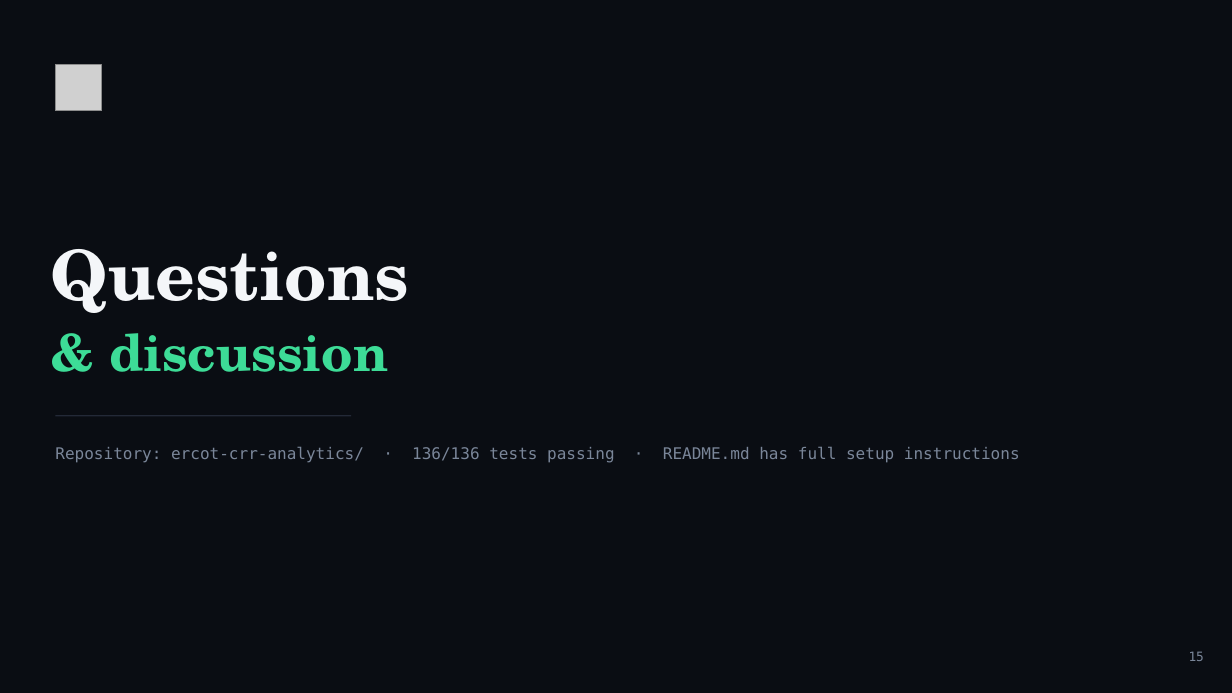
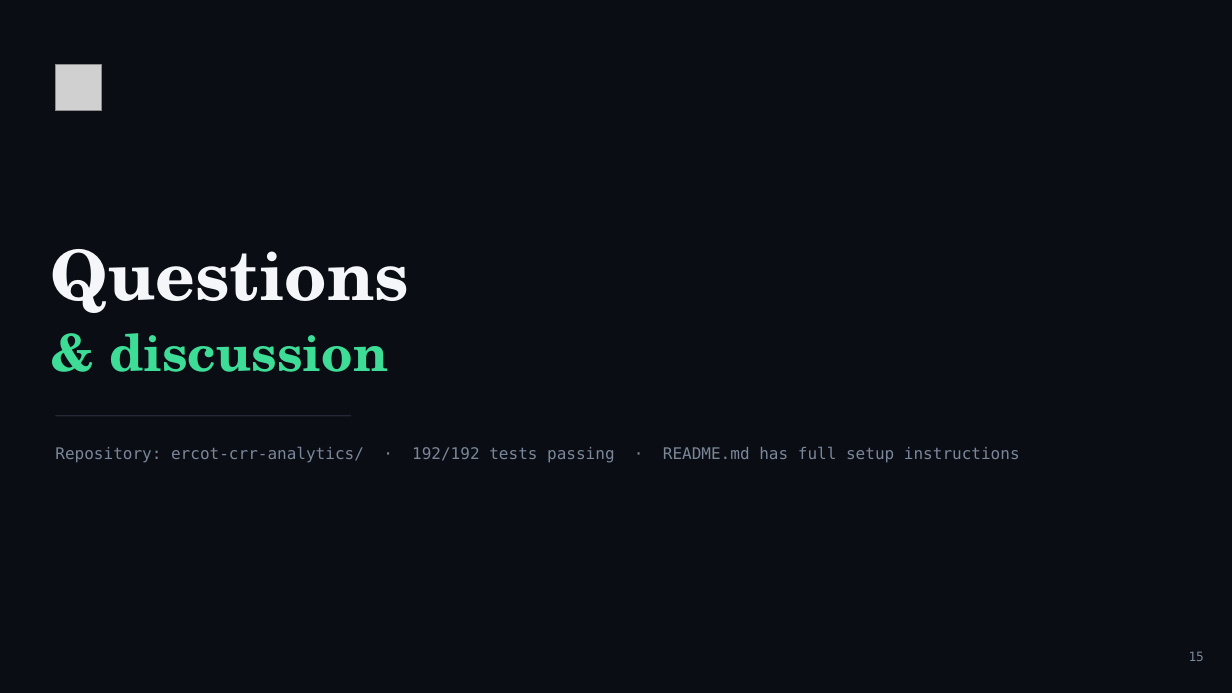
Before and after one commit to saifa18/crr_capstone, a slide deck: slide 15 of presentation/ERCOT_CRR_Capstone_Presentation.pptx. Drawn at 1232x693 pixels with LibreOffice and Linux fonts; fonts in the diff are those of the drawing; grey boxes stand for pictures. Boxes give left, top, right and bottom in pixels: in the first picture for what was removed or moved away, otherwise in the second. Text is boxed around its words. In the diff, an @@ line names an element or a change of style, - is before the commit and + after.

```diff
--- a/presentation/ERCOT_CRR_Capstone_Presentation.pptx
+++ b/presentation/ERCOT_CRR_Capstone_Presentation.pptx
@@ text at (x1=55, y1=447, x2=1020, y2=463): text changed @@
-Repository: ercot-crr-analytics/ · 136/136 tests passing · README.md has full setup instructions
+Repository: ercot-crr-analytics/ · 192/192 tests passing · README.md has full setup instructions
```
Also in this commit, not shown: 6 other slides changed, 2 other files.
